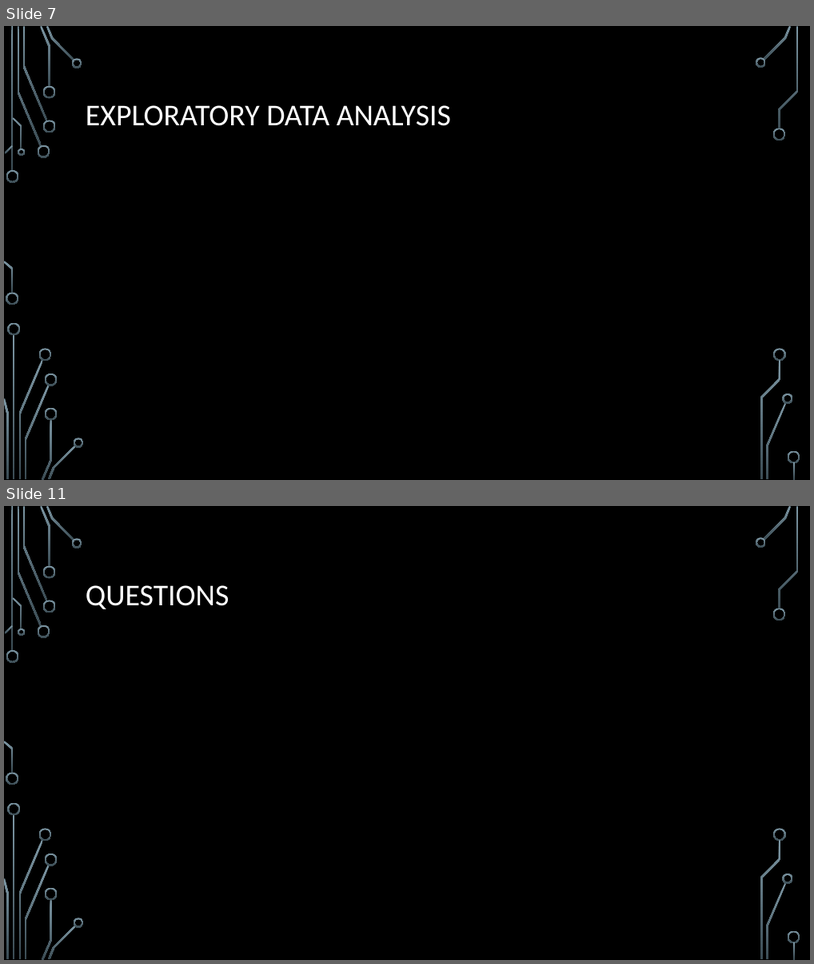
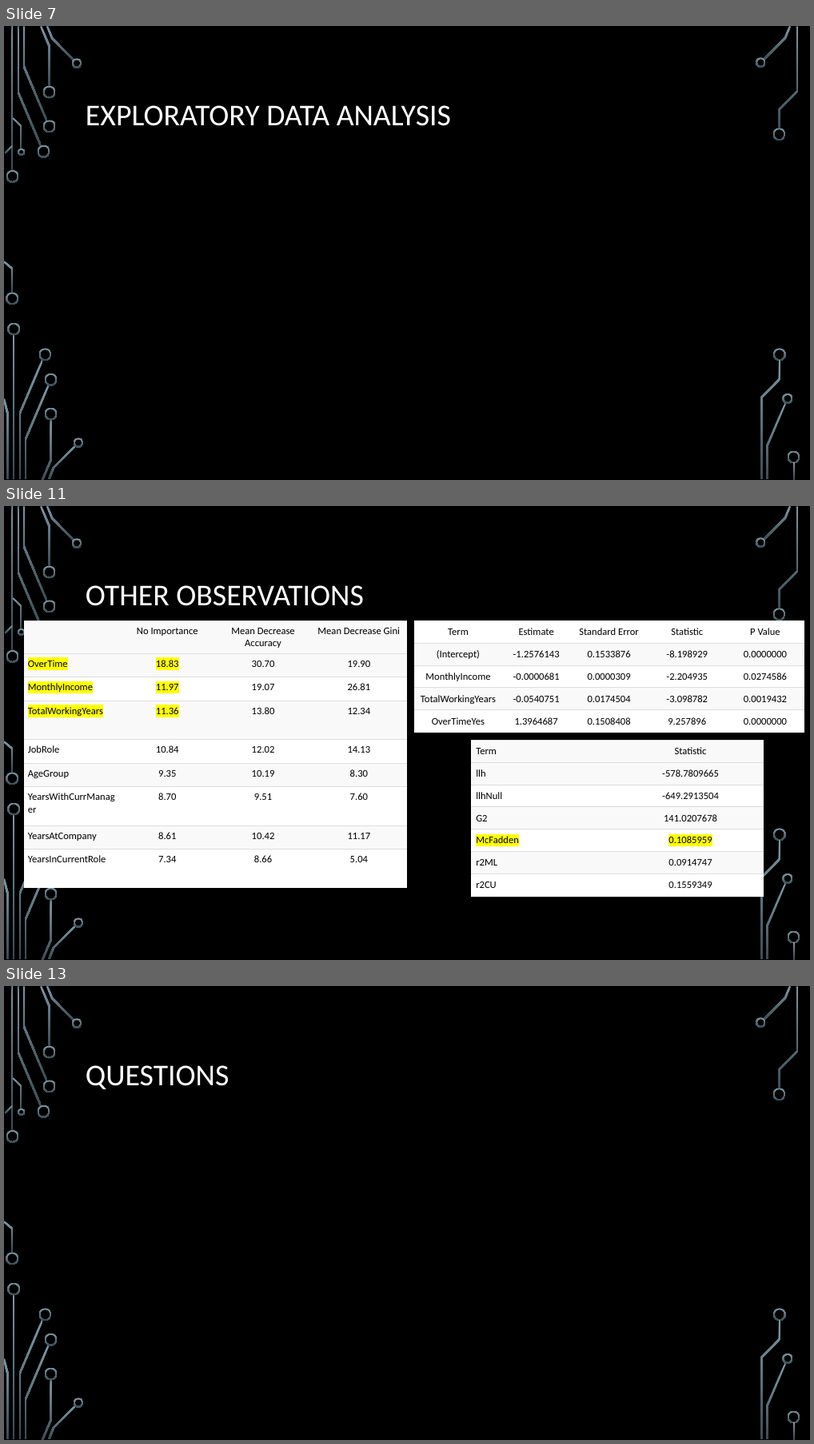
Before and after one commit to aydare/DDS_401_TeamNI_Case_Study2, a slide deck: Presentation & Dashboard/DDS401_TeamNI_Case_Study_2.pptx. Shown one above the other, each under a label of ours: slides 7 and 11 before the commit, slides 7, 11 and 13 after it; the slides between them are not shown. The pictures are 814x964 and 814x1444 pixels, drawn with LibreOffice and Linux fonts; fonts in the diff are those of the drawing; background and template pictures are left out. Boxes give left, top, right and bottom in pixels: in the first picture for what was removed or moved away, otherwise in the second. Text is boxed around its words. In the diff, an @@ line names an element or a change of style, - is before the commit and + after.

```diff
--- a/Presentation & Dashboard/DDS401_TeamNI_Case_Study_2.pptx
+++ b/Presentation & Dashboard/DDS401_TeamNI_Case_Study_2.pptx
@@ slide 11 added at [4, 506, 810, 960], background picture (left out); not listed: 36 template elements that a slide beside it also shows @@
@@ title added at [86, 585, 364, 606], 36 pt, text #FFFFFF @@
+OTHER OBSERVATIONS
@@ table added at [24, 620, 406, 887], 9 rows, 4 columns @@
+ | No Importance | Mean Decrease Accuracy | Mean Decrease Gini
+OverTime | 18.83 | 30.70 | 19.90
+MonthlyIncome | 11.97 | 19.07 | 26.81
+TotalWorkingYears | 11.36 | 13.80 | 12.34
+JobRole | 10.84 | 12.02 | 14.13
+AgeGroup | 9.35 | 10.19 | 8.30
+YearsWithCurrManager | 8.70 | 9.51 | 7.60
+YearsAtCompany | 8.61 | 10.42 | 11.17
+YearsInCurrentRole | 7.34 | 8.66 | 5.04
@@ table added at [414, 620, 805, 891], 5 rows, 5 columns @@
+Term | Estimate | Standard Error | Statistic | P Value
+(Intercept) | -1.2576143 | 0.1533876 | -8.198929 | 0.0000000
+MonthlyIncome | -0.0000681 | 0.0000309 | -2.204935 | 0.0274586
+TotalWorkingYears | -0.0540751 | 0.0174504 | -3.098782 | 0.0019432
+OverTimeYes | 1.3964687 | 0.1508408 | 9.257896 | 0.0000000
@@ table added at [471, 740, 764, 895], 7 rows, 2 columns @@
+Term | Statistic
+llh | -578.7809665
+llhNull | -649.2913504
+G2 | 141.0207678
+McFadden | 0.1085959
+r2ML | 0.0914747
+r2CU | 0.1559349
@@ what was slide 11 is now slide 13 @@
```
Also in this commit, not shown: 1 slide changed, 3 other slides added, 2 slides removed.
